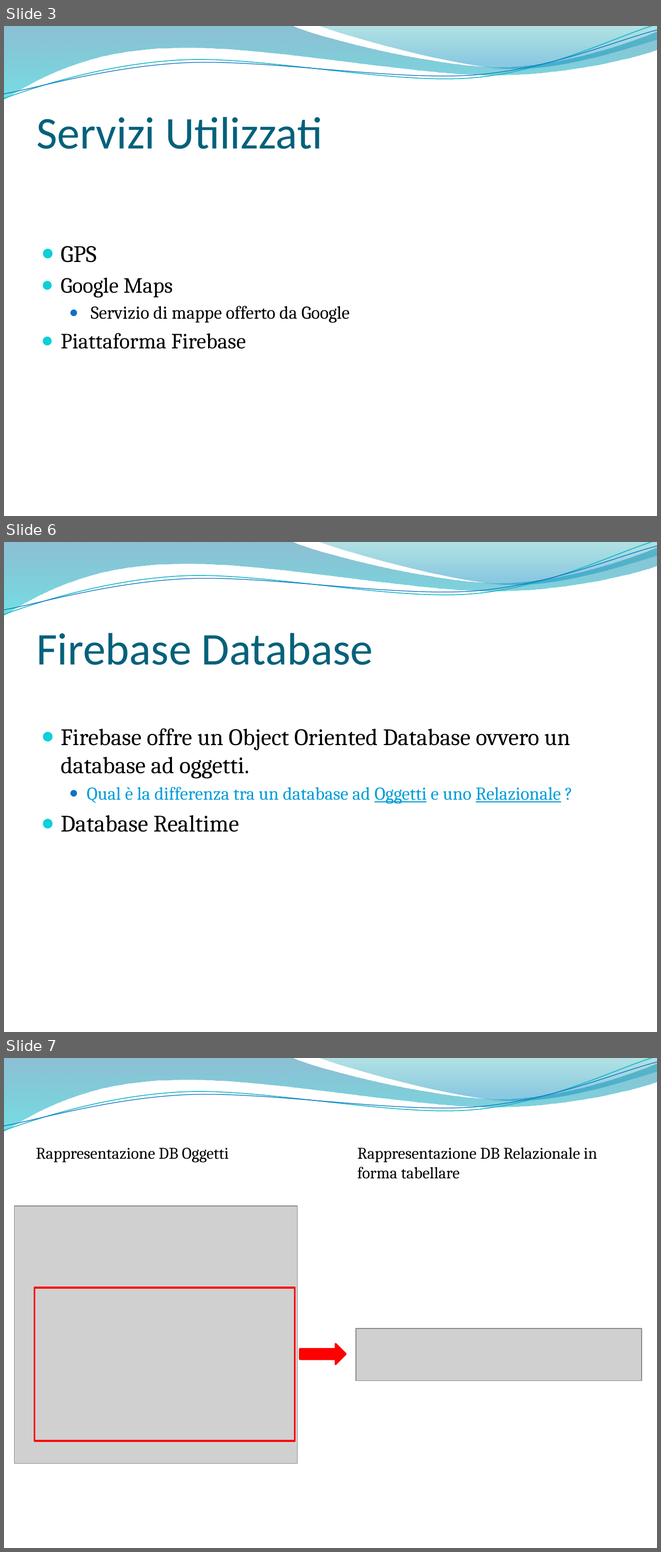
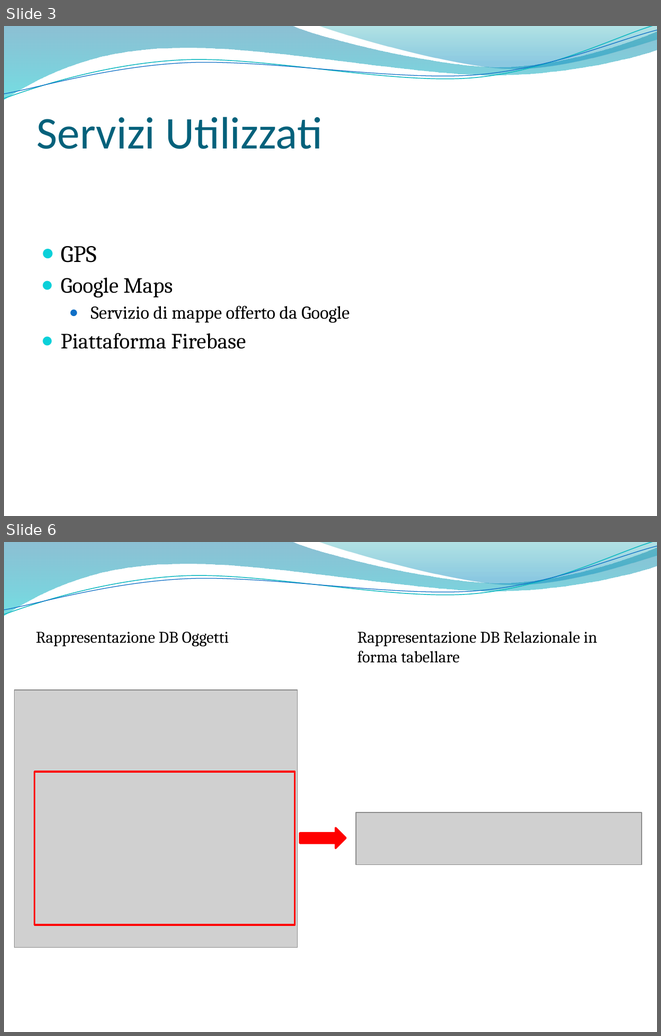
Before and after one commit to fabiomanfrin/Scuola, a slide deck: CarFinder.pptx. Shown one above the other, each under a label of ours: slides 3, 6 and 7 before the commit, slides 3 and 6 after it; the slides between them are not shown. The pictures are 661x1552 and 661x1036 pixels, drawn with LibreOffice and Linux fonts; fonts in the diff are those of the drawing; grey boxes stand for pictures; background and template pictures are left out. Boxes give left, top, right and bottom in pixels: in the first picture for what was removed or moved away, otherwise in the second. Text is boxed around its words. In the diff, an @@ line names an element or a change of style, - is before the commit and + after.

```diff
--- a/CarFinder.pptx
+++ b/CarFinder.pptx
@@ slide 6 removed at <box>4,542,657,1032</box>, background picture (left out); not listed: 4 template elements that a slide beside it also shows @@
@@ title removed at <box>37,633,373,665</box> @@
-Firebase Database
@@ text removed at <box>61,728,570,832</box> @@
-● Firebase offre un Object Oriented Database ovvero un database ad oggetti.
-  ● Qual è la differenza tra un database ad Oggetti e uno Relazionale ?
-● Database Realtime
@@ what was slide 7 is now slide 6 @@
```
Also in this commit, not shown: 3 slides changed, 13 other files.
